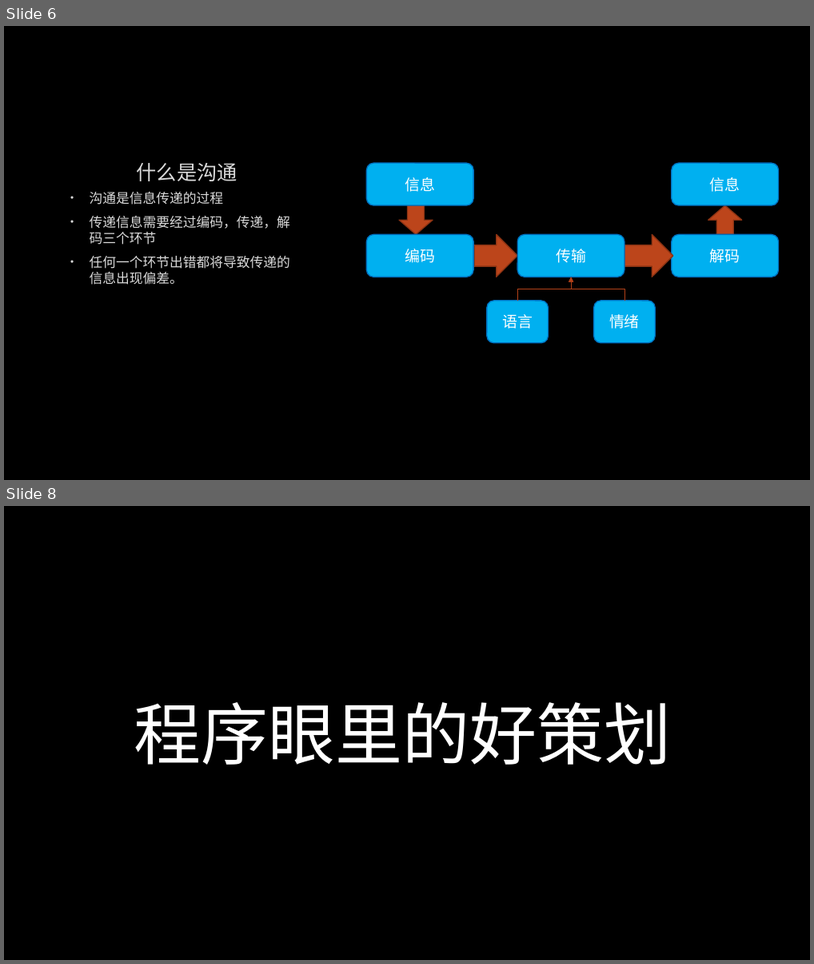
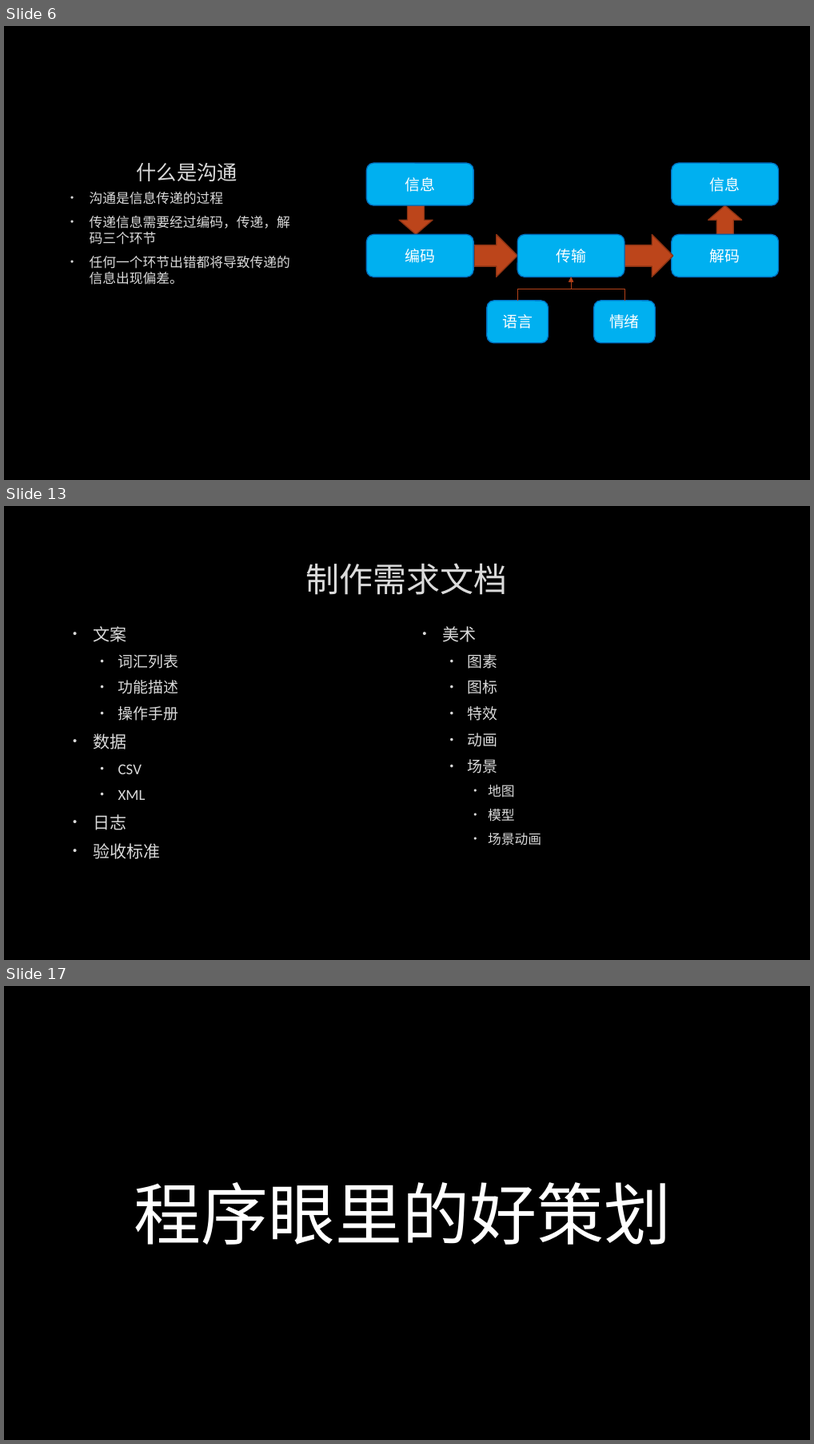
Before and after one commit to albertclass/Lessons, a slide deck: communication/策划与程序沟通技巧.pptx. Shown one above the other, each under a label of ours: slides 6 and 8 before the commit, slides 6, 13 and 17 after it; the slides between them are not shown. The pictures are 814x964 and 814x1444 pixels, drawn with LibreOffice and Linux fonts; fonts in the diff are those of the drawing; background and template pictures are left out. Boxes give left, top, right and bottom in pixels: in the first picture for what was removed or moved away, otherwise in the second. Text is boxed around its words. In the diff, an @@ line names an element or a change of style, - is before the commit and + after.

```diff
--- a/communication/策划与程序沟通技巧.pptx
+++ b/communication/策划与程序沟通技巧.pptx
@@ slide 13 added at (4,506,810,960), background picture (left out) @@
@@ title added at (306,563,508,595), 40 pt, text #DADADA @@
+制作需求文档
@@ text added at (93,626,179,859), 18 pt, text #DADADA @@
+• 文案
+  • 词汇列表
+  • 功能描述
+  • 操作手册
+• 数据
+  • CSV
+  • XML
+• 日志
+• 验收标准
@@ text added at (443,626,542,845), 18 pt, text #DADADA @@
+• 美术
+  • 图素
+  • 图标
+  • 特效
+  • 动画
+  • 场景
+    • 地图
+    • 模型
+    • 场景动画
@@ what was slide 8 is now slide 17 @@
```
Also in this commit, not shown: 1 slide changed, 8 other slides added, 2 other files.
